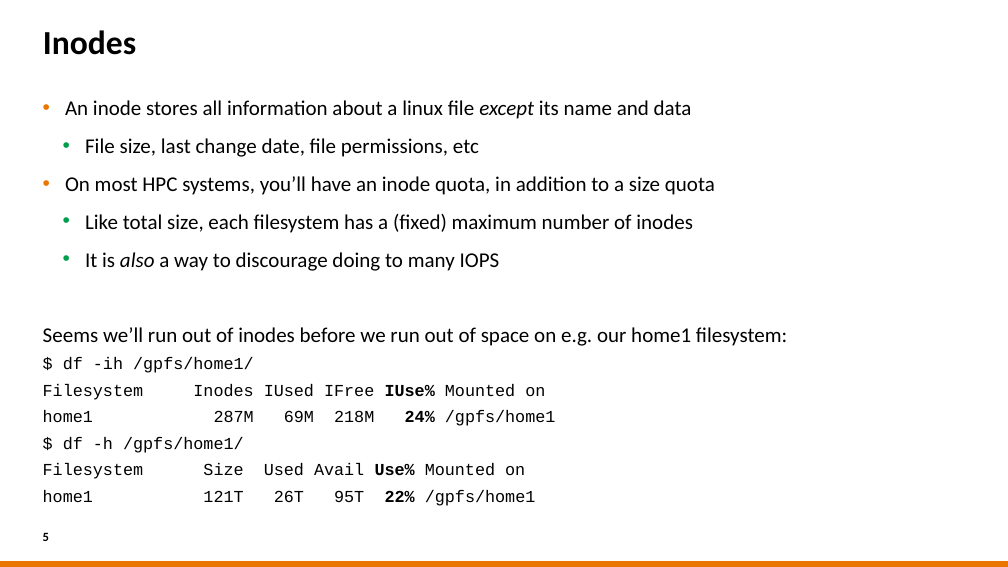
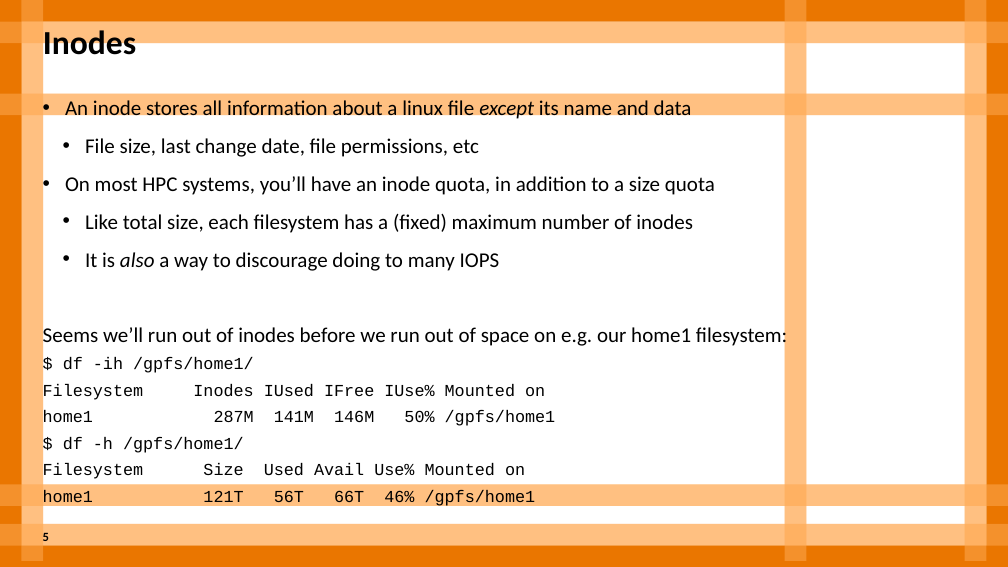
Before and after one commit to sara-nl/HPML-course-materials, a slide deck: slide 5 of Day2/slides/HPC_FS_and_Packed_data_formats.pptx. Drawn at 1008x567 pixels with LibreOffice and Linux fonts; fonts in the diff are those of the drawing; background and template pictures are left out. Boxes give left, top, right and bottom in pixels: in the first picture for what was removed or moved away, otherwise in the second. Text is boxed around its words. In the diff, an @@ line names an element or a change of style, - is before the commit and + after.

```diff
--- a/Day2/slides/HPC_FS_and_Packed_data_formats.pptx
+++ b/Day2/slides/HPC_FS_and_Packed_data_formats.pptx
@@ text at (43, 100, 787, 479): bold off in "IUse%", "Use%" @@
@@ text at (214, 410, 556, 426): text changed @@
-home1 287M 69M 218M 24% /gpfs/home1
+home1 287M 141M 146M 50% /gpfs/home1
@@ group added at (0, 0, 1008, 567): 7 rectangles @@
@@ group added at (0, 0, 1008, 567): 11 rectangles @@
@@ text at (43, 490, 536, 507): text changed @@
-home1 121T 26T 95T 22% /gpfs/home1
+home1 121T 56T 66T 46% /gpfs/home1
@@ group added at (0, 0, 1008, 567): 4 rectangles @@
```
Also in this commit, not shown: 12 other slides changed.
